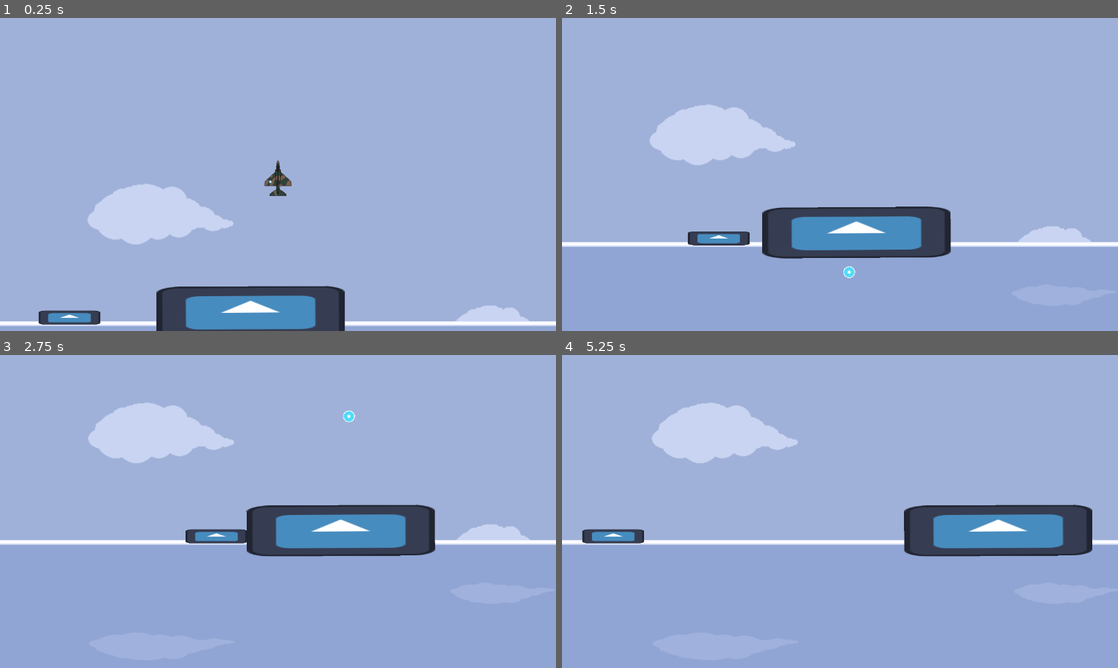
Above: before the commit, frames 1-4 (two rows, left to right).
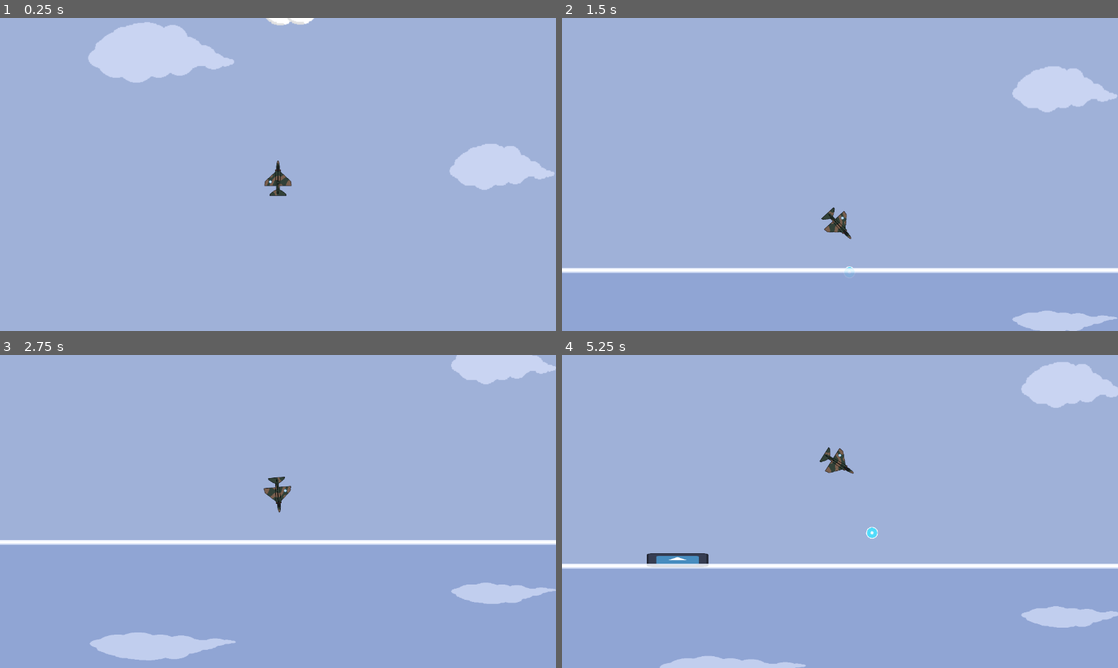
Above: after the commit, the same moments.

Repository: NicolasLaure/AceStrider
Game: Godot game, scene res://Scenes/nico_test_scene.tscn
Same seed, same stepped clock (60 frames per second), same inputs: the game is played once before the commit and once after it. Before the commit the project starts from res://Scenes/nacho_test_scene.tscn. The engine's default icon, where the game draws it, is replaced by a stand-in: a white triangle on a blue panel in a dark square.
Inputs:
- Up to frame 1 (0.25 s): no input
- Up to frame 2 (1.5 s): hold D 0.53-1.28 s; tap Space (Shoot) at 0.6, 1.35 s; hold A from 1.28 s (still down)
- Up to frame 3 (2.75 s): release A at 2.03 s; hold D from 2.03 s (still down); tap Space (Shoot) at 2.1 s
- Up to frame 4 (5.25 s): release D at 2.78 s; hold W (Thrust) 2.78-3.53 s; tap Space (Shoot) every 0.75 s from 2.85 to 5.1 s; hold A from 3.53 s (still down)

The runs differ from the first frame. In frame 1, 15% of the frame differs, in the area x 0-100%, y 0-100%; in frame 2, 15%; in frame 3, 13%; in frame 4, 15%, in the area x 0-100%, y 2-100%.

Commit message:
Add Enemy Spawners And Organized Files

Diff:
--- a/Scenes/nacho_test_scene.tscn
+++ b/Scenes/nacho_test_scene.tscn
@@ -1,7 +1,7 @@
-[gd_scene load_steps=11 format=3 uid="uid://cq6yb8xcg4hml"]
+[gd_scene load_steps=11 format=3 uid="uid://dtylvlx0wvc2w"]
 
 [ext_resource type="Texture2D" uid="uid://d1r2yhttathlu" path="res://Sprites/AcestriderSea.png" id="1_6jcr5"]
-[ext_resource type="Script" path="res://Scenes/PlayerController.gd" id="1_12msa"]
+[ext_resource type="Script" path="res://Scripts/PlayerController.gd" id="1_aanqc"]
 [ext_resource type="Texture2D" uid="uid://w4nahi4v00vy" path="res://Sprites/A4SkyHawkt.png" id="2_j5swp"]
 [ext_resource type="Texture2D" uid="uid://bgg0diocuh5qk" path="res://Sprites/AcestriderSkyReflection.png" id="2_vtwbv"]
 [ext_resource type="Texture2D" uid="uid://c2ixhvbdssd0y" path="res://Sprites/AcestriderSky.png" id="3_lj7cc"]
@@ -12,7 +12,7 @@
 
 [sub_resource type="CapsuleShape2D" id="CapsuleShape2D_gl8v1"]
 
-[node name="LevelScene" type="Node2D"]
+[node name="LevelScene2" type="Node2D"]
 position = Vector2(1, 0)
 
 [node name="Player" type="CharacterBody2D" parent="."]
@@ -21,7 +21,7 @@
 position = Vector2(1075, 540)
 slide_on_ceiling = false
 floor_stop_on_slope = false
-script = ExtResource("1_12msa")
+script = ExtResource("1_aanqc")
 speed = 500.0
 friction = 50.0
 recoil = 25.0
--- a/Scenes/nico_test_scene.tscn
+++ b/Scenes/nico_test_scene.tscn
@@ -1,12 +1,13 @@
-[gd_scene load_steps=9 format=3 uid="uid://qy6ote3u3q0m"]
+[gd_scene load_steps=10 format=3 uid="uid://d3uhki6ns0hds"]
 
+[ext_resource type="Script" path="res://Scripts/PlayerController.gd" id="1_4em72"]
 [ext_resource type="Texture2D" uid="uid://d1r2yhttathlu" path="res://Sprites/AcestriderSea.png" id="1_ad2th"]
 [ext_resource type="Texture2D" uid="uid://bgg0diocuh5qk" path="res://Sprites/AcestriderSkyReflection.png" id="2_aqb6c"]
 [ext_resource type="Texture2D" uid="uid://w4nahi4v00vy" path="res://Sprites/A4SkyHawkt.png" id="2_m0rlm"]
 [ext_resource type="Texture2D" uid="uid://c2ixhvbdssd0y" path="res://Sprites/AcestriderSky.png" id="3_shqj2"]
 [ext_resource type="Texture2D" uid="uid://cexrigwvmbwqj" path="res://Sprites/AcestriderSkyClouds.png" id="4_gk851"]
 [ext_resource type="Texture2D" uid="uid://cu52f7avasay" path="res://Sprites/AcestriderSkyLimit.png" id="5_xuvjp"]
-[ext_resource type="Script" path="res://Scenes/PlayerController.gd" id="6_3xnl4"]
+[ext_resource type="Script" path="res://Scripts/ShipSpawner.gd" id="8_nyggi"]
 
 [sub_resource type="CapsuleShape2D" id="CapsuleShape2D_gl8v1"]
 
@@ -19,7 +20,7 @@
 position = Vector2(1075, 505)
 slide_on_ceiling = false
 floor_stop_on_slope = false
-script = ExtResource("6_3xnl4")
+script = ExtResource("1_4em72")
 speed = 500.0
 friction = 50.0
 recoil = 25.0
@@ -155,3 +156,8 @@
 centered = false
 region_enabled = true
 region_rect = Rect2(0, 0, 1920, 400)
+
+[node name="ShipSpawner" type="Marker2D" parent="."]
+script = ExtResource("8_nyggi")
+bigShipRespawnCoolDown = 10.0
+smallShipRespawnCoolDown = 5.0
--- a/Scenes/PlayerController.gd
+++ b/Scripts/PlayerController.gd
@@ -18,7 +18,7 @@
 
 	dir = Vector2.from_angle(rotation - deg_to_rad(90));
 
-	velocity.y += gravity * delta;
+
 
 	isOffLowerLimit = position.y > 760;
 	isOffUpperLimit = position.y < -180;
@@ -32,11 +32,19 @@
 		if(Input.is_action_pressed("Thrust")):
 			velocity.y += dir.y * speed * delta;
 			velocity.x += dir.x * speed * delta;
-		else:
-			if(velocity.x < 0):
-				velocity.x += friction * delta;
-			elif(velocity.x > 0):
-				velocity.x -= friction * delta;
+
+		if(abs(dir.y) > 0.1):
+			velocity.y += gravity * delta;
+		elif(velocity.y < 0):
+			velocity.y += gravity * delta * delta;
+
+	else:
+		if(velocity.x < 0):
+			velocity.x += friction * delta;
+		elif(velocity.x > 0):
+			velocity.x -= friction * delta;
+
+		velocity.y += gravity * delta;
 
 	velocity.x = clampf(velocity.x, maxSpeed * -1, maxSpeed);
 	velocity.y = clampf(velocity.y, maxSpeed * -1, maxSpeed);
--- /dev/null
+++ b/Scripts/ShipSpawner.gd
@@ -0,0 +1,34 @@
+extends Marker2D
+
+var playerPosition:Vector2;
+
+@export var bigShipRespawnCoolDown:float
+@export var smallShipRespawnCoolDown:float
+
+const smallShipPath = preload("res://Scripts/small_ship.tscn");
+const bigShipPath = preload("res://Scripts/big_ship.tscn");
+
+var smallShipTimer:float = 0;
+var bigShipTimer:float = 0;
+
+func _ready():
+	playerPosition = get_tree().root.get_node("LevelScene/Player").position;
+	pass # Replace with function body.
+
+func _process(delta):
+	position.x = playerPosition.x;
+
+	if(smallShipTimer >= smallShipRespawnCoolDown):
+		var smallShip = smallShipPath.instantiate();
+		get_parent().add_child(smallShip);
+		smallShipTimer = 0;
+	else:
+		smallShipTimer+= delta;
+
+	if(bigShipTimer >= bigShipRespawnCoolDown):
+		var bigShip = bigShipPath.instantiate();
+		get_parent().add_child(bigShip);
+		bigShipTimer = 0;
+	else:
+		bigShipTimer+= delta;
+	pass
--- a/project.godot
+++ b/project.godot
@@ -11,7 +11,7 @@
 [application]
 
 config/name="Acestrider"
-run/main_scene="res://Scenes/nacho_test_scene.tscn"
+run/main_scene="res://Scenes/nico_test_scene.tscn"
 config/features=PackedStringArray("4.0", "GL Compatibility")
 config/icon="res://icon.svg"
 
